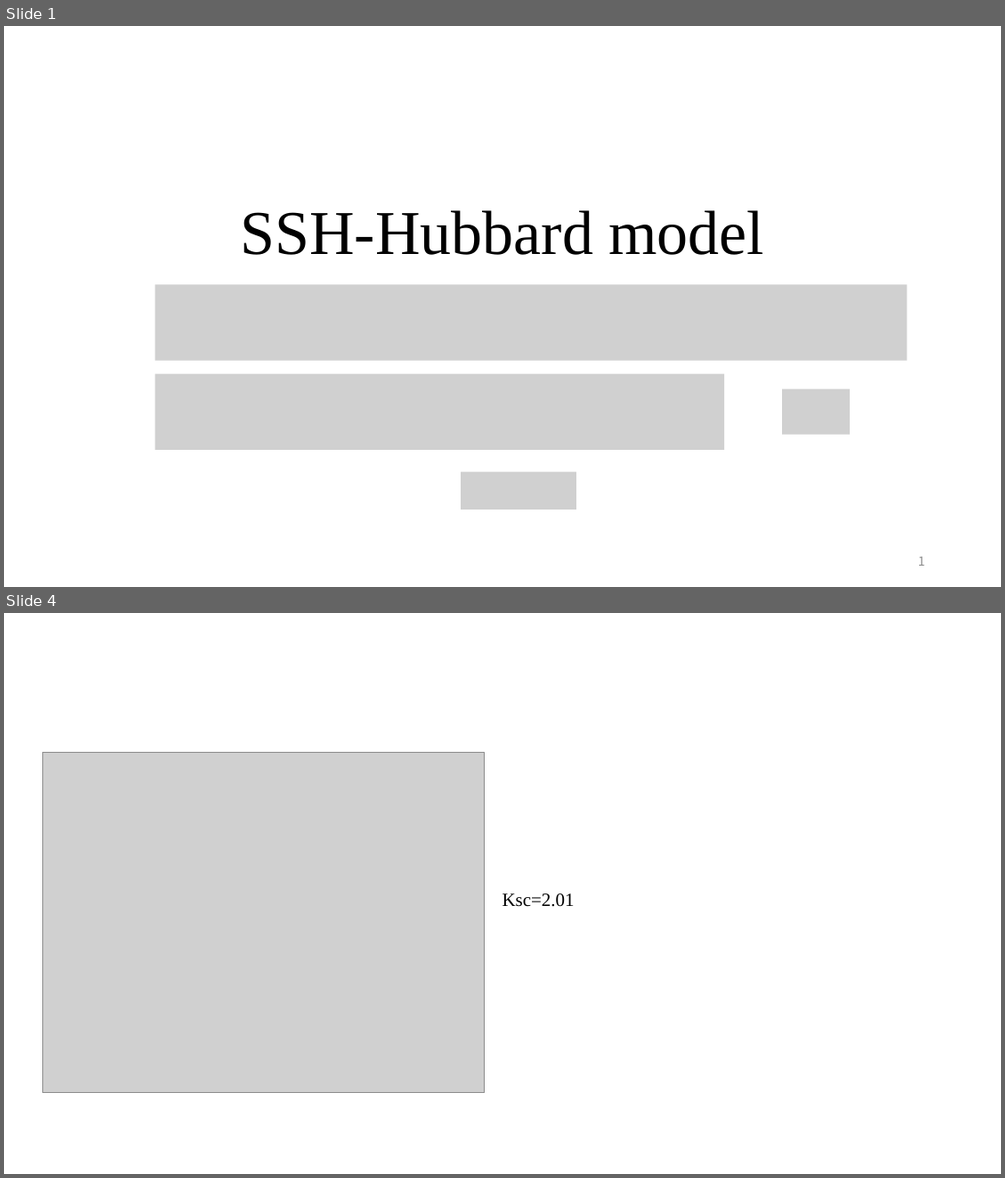
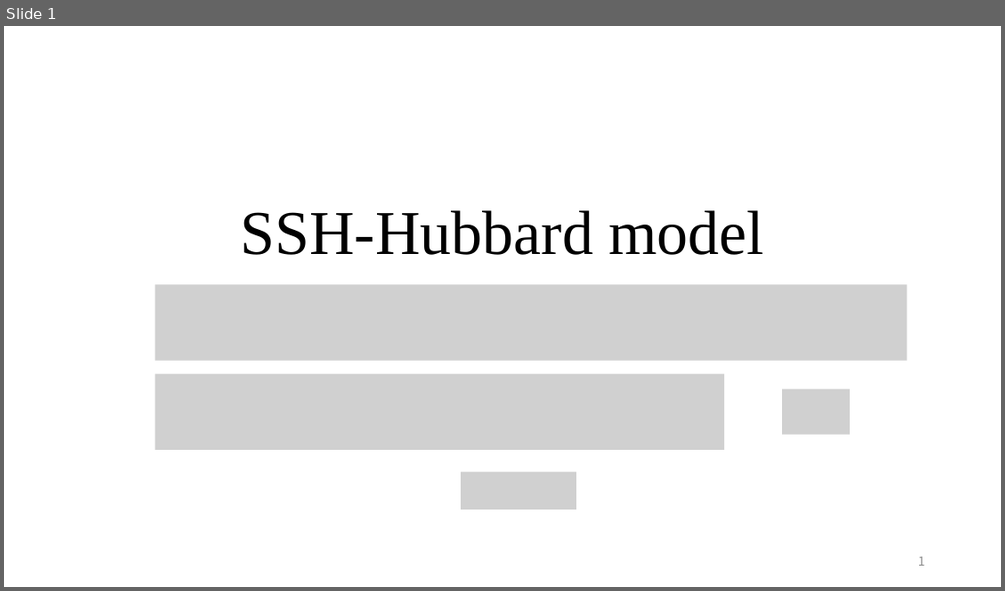
Before and after one commit to QuantumLiquids/SSH-Hubbard, a slide deck: note/SSH-Hubbard-Note6.pptx. Shown one above the other, each under a label of ours: slides 1 and 4 before the commit, slide 1 after it; the slides between them are not shown. The pictures are 1005x1178 and 1005x591 pixels, drawn with LibreOffice and Linux fonts; fonts in the diff are those of the drawing; grey boxes stand for pictures. Boxes give left, top, right and bottom in pixels: in the first picture for what was removed or moved away, otherwise in the second. Text is boxed around its words. In the diff, an @@ line names an element or a change of style, - is before the commit and + after.

```diff
--- a/note/SSH-Hubbard-Note6.pptx
+++ b/note/SSH-Hubbard-Note6.pptx
@@ slide 4 removed at (x1=4, y1=613, x2=1001, y2=1174), background #FFFFFF @@
@@ picture removed at (x1=42, y1=752, x2=484, y2=1093) @@
@@ text removed at (x1=502, y1=893, x2=574, y2=907) @@
-Ksc=2.01
```
Also in this commit, not shown: 4 slides changed, 1 slide added, 13 other files.
